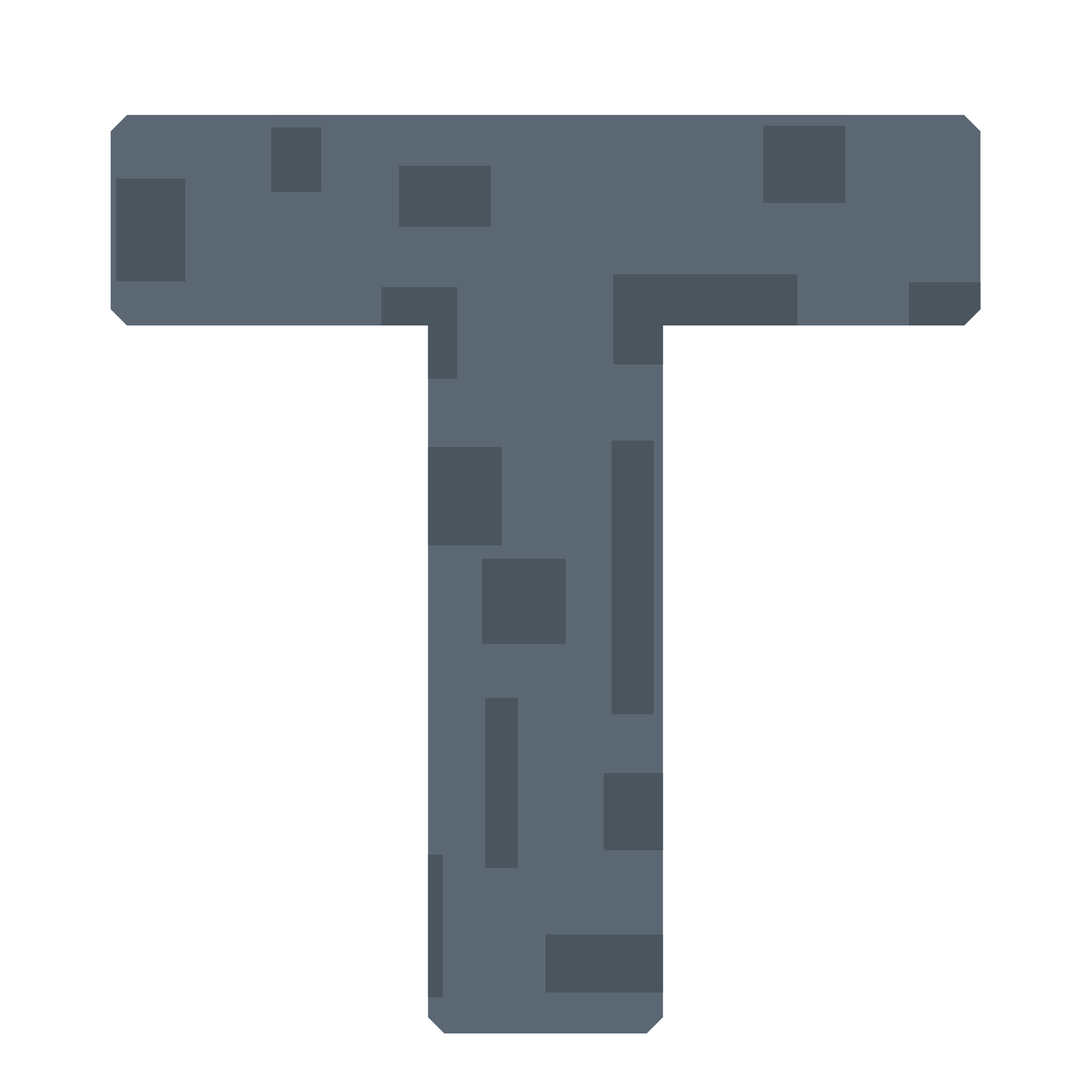
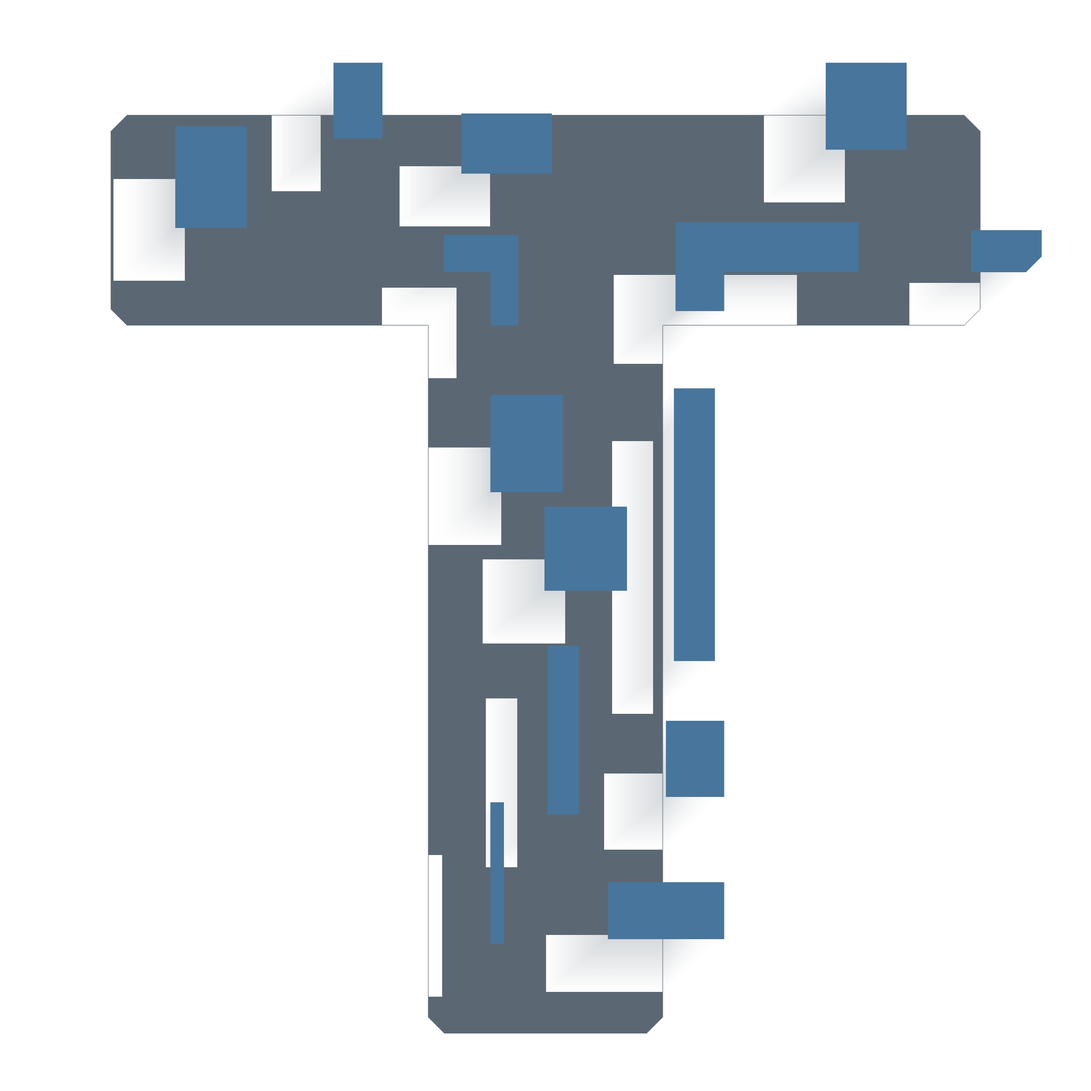
Comparing the layer stacks of the two (1091, 1091) images. Changes:
renamed "Layer 1" to "Floating", painted on it over [116,62,1043,998]
added layer "Glow" (25%) above "T" over [116,66,1039,996]
painted on "T", masked it over [113,114,982,998]
